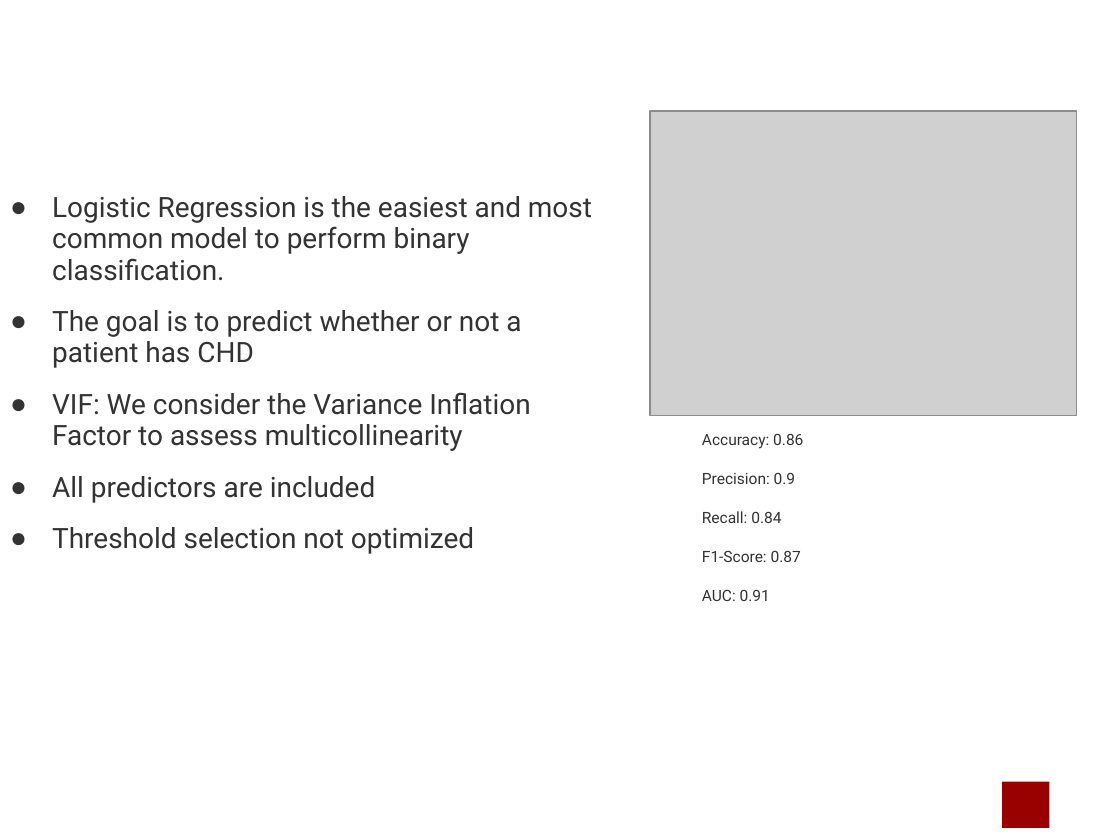
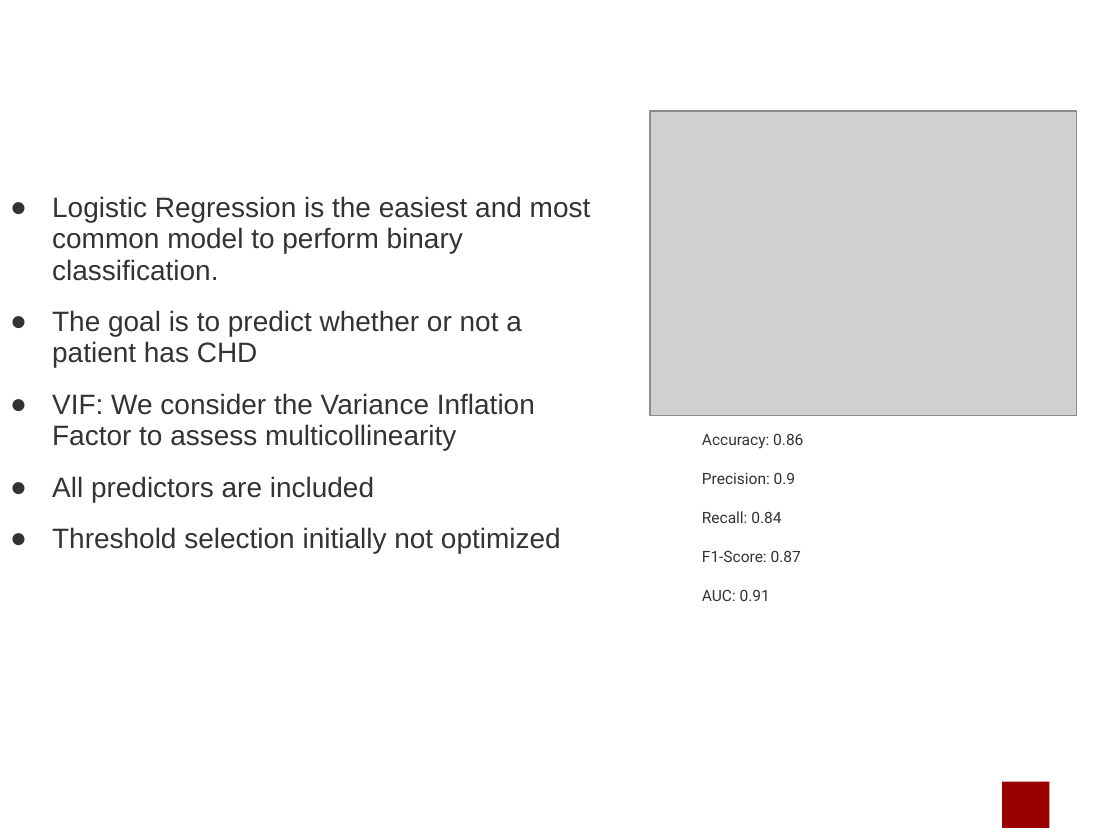
Before and after one commit to marcouderzo/CoronaryHeartDisease-Prediction, a slide deck: slide 10 of slides.pptx. Drawn at 1120x840 pixels with LibreOffice and Linux fonts; fonts in the diff are those of the drawing; grey boxes stand for pictures; background and template pictures are left out. Boxes give left, top, right and bottom in pixels: in the first picture for what was removed or moved away, otherwise in the second. Text is boxed around its words. In the diff, an @@ line names an element or a change of style, - is before the commit and + after.

```diff
--- a/slides.pptx
+++ b/slides.pptx
@@ text at <box>52,196,591,502</box>: font Roboto to Arial in "Logistic Regression is the easiest and most ...", "The goal is to predict whether or ...", "VIF: We consider the Variance Inflation Factor ...", "All predictors are included" @@
@@ text at <box>52,527,561,553</box>: text changed; font Roboto to Arial @@
-● Threshold selection not optimized
+● Threshold selection initially not optimized
```
Also in this commit, not shown: 11 other slides changed, 2 slides added, 2 other files.
